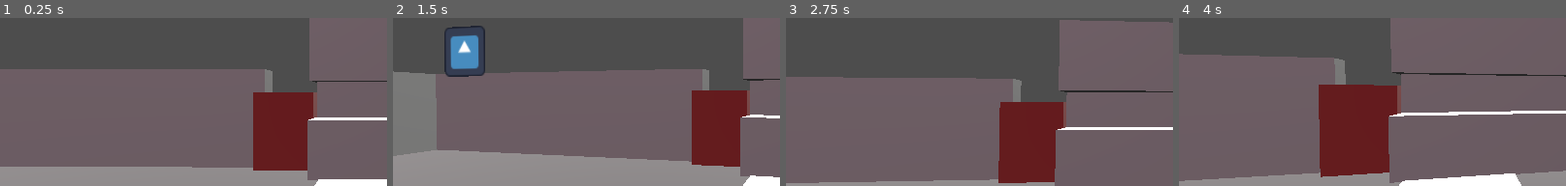
Above: before the commit, frames 1-4 (left to right).
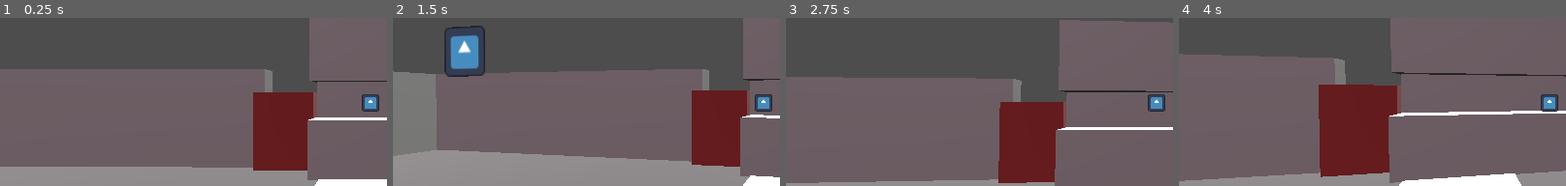
Above: after the commit, the same moments.

Repository: rat-balls/alzheimer-game
Game: Godot game, scene res://Scenes/sc_game.tscn
Same seed, same stepped clock (60 frames per second), same inputs: the game is played once before the commit and once after it. The engine's default icon, where the game draws it, is replaced by a stand-in: a white triangle on a blue panel in a dark square.
Inputs (mouse positions are % of the whole screen's width and height, from its top left):
- Up to frame 1 (0.25 s): no input
- Up to frame 2 (1.5 s): tap Enter at 0.5 s; move the mouse to (55, 35) at 0.52 s; tap A (A) at 0.6 s; tap D (D) at 0.8, 1.35 s; tap Space at 1.25 s; move the mouse to (45, 36) at 1.27 s
- Up to frame 3 (2.75 s): tap S (S) at 1.55, 2.1 s; tap Enter at 2 s; move the mouse to (52, 33) at 2.02 s; tap W (W) at 2.3 s
- Up to frame 4 (4 s): tap Space at 2.75 s; move the mouse to (49, 38) at 2.77 s; tap W (W) at 2.85 s; click (49, 38) at 3.05 s; tap Enter at 3.5 s; move the mouse to (57, 37) at 3.52 s; press the mouse at (57, 37) at 3.53 s; right-click (57, 37) at 3.8 s
The pictures show only the part of the screen within x 2-52%, y 11-61%; the shares and areas given below are measured in that part.

The runs differ from the first frame. In frame 1, 0.5% of the frame differs, in the area x 93-98%, y 45-56%; in frame 2, 0.5%; in frame 3, 0.5%; in frame 4, 0.5%.

Commit message:
Added prefabs and rectile part 1

Diff:
--- /dev/null
+++ b/Scenes/Prefabs/player.tscn
@@ -0,0 +1,31 @@
+[gd_scene format=3 uid="uid://bfaou6tdfmf3d"]
+
+[ext_resource type="Script" uid="uid://dekj0xntg4pbx" path="res://Scripts/Player/player_movement.gd" id="1_pv3ct"]
+[ext_resource type="PackedScene" uid="uid://dmhgiml00bguu" path="res://Scenes/Prefabs/player_camera.tscn" id="2_pv3ct"]
+
+[sub_resource type="CapsuleShape3D" id="CapsuleShape3D_63f0y"]
+radius = 0.001
+height = 3.0
+
+[sub_resource type="CapsuleMesh" id="CapsuleMesh_63f0y"]
+radius = 0.25
+height = 3.0
+
+[sub_resource type="BoxMesh" id="BoxMesh_f7424"]
+
+[node name="Player" type="CharacterBody3D" unique_id=812184645 groups=["Player"]]
+script = ExtResource("1_pv3ct")
+
+[node name="PlayerColl" type="CollisionShape3D" parent="." unique_id=1342834600]
+shape = SubResource("CapsuleShape3D_63f0y")
+
+[node name="PlayerBodMesh" type="MeshInstance3D" parent="." unique_id=1166725560]
+mesh = SubResource("CapsuleMesh_63f0y")
+
+[node name="PlayerHeadMesh" type="MeshInstance3D" parent="." unique_id=2115032129]
+transform = Transform3D(1, 0, 0, 0, 1, 0, 0, 0, 1, 0, 1.524355, 0)
+visible = false
+mesh = SubResource("BoxMesh_f7424")
+
+[node name="PlayerCamera" parent="." unique_id=537137786 instance=ExtResource("2_pv3ct")]
+transform = Transform3D(-1, 0, -1.509958e-07, 0, 1, 0, 1.509958e-07, 0, -1, 0, 2.032617, 0)
--- /dev/null
+++ b/Scenes/Prefabs/player_camera.tscn
@@ -0,0 +1,9 @@
+[gd_scene format=3 uid="uid://dmhgiml00bguu"]
+
+[ext_resource type="Script" uid="uid://b41nd265m0muj" path="res://Scripts/Player/player_camera.gd" id="1_d00q6"]
+
+[node name="PlayerCamera" type="Camera3D" unique_id=537137786]
+transform = Transform3D(-1, 0, -8.742278e-08, 0, 1, 0, 8.742278e-08, 0, -1, 0, 0, 0)
+script = ExtResource("1_d00q6")
+
+[node name="RayCast3D" type="RayCast3D" parent="." unique_id=1783065532]
--- a/Scenes/sc_game.tscn
+++ b/Scenes/sc_game.tscn
@@ -1,18 +1,8 @@
 [gd_scene format=3 uid="uid://bxu1lgm37v1d4"]
 
 [ext_resource type="Texture2D" uid="uid://dtoqgovwuhw2m" path="res://icon.svg" id="1_8v6fc"]
-[ext_resource type="Script" uid="uid://dekj0xntg4pbx" path="res://Scripts/Player/player_movement.gd" id="1_g0qe1"]
-[ext_resource type="Script" uid="uid://b41nd265m0muj" path="res://Scripts/Player/player_camera.gd" id="2_gd5k8"]
-
-[sub_resource type="CapsuleShape3D" id="CapsuleShape3D_63f0y"]
-radius = 0.001
-height = 3.0
-
-[sub_resource type="CapsuleMesh" id="CapsuleMesh_63f0y"]
-radius = 0.25
-height = 3.0
-
-[sub_resource type="BoxMesh" id="BoxMesh_f7424"]
+[ext_resource type="PackedScene" uid="uid://bfaou6tdfmf3d" path="res://Scenes/Prefabs/player.tscn" id="1_g0qe1"]
+[ext_resource type="Script" uid="uid://dxbpv7qmp6gwn" path="res://Scripts/Player/reticle_handler.gd" id="3_gd5k8"]
 
 [sub_resource type="BoxMesh" id="BoxMesh_8v6fc"]
 size = Vector3(4.5, 1, 25)
@@ -97,26 +87,8 @@
 
 [node name="sc_game" type="Node3D" unique_id=562576744]
 
-[node name="Player" type="CharacterBody3D" parent="." unique_id=1095456922]
+[node name="Player" parent="." unique_id=812184645 instance=ExtResource("1_g0qe1")]
 transform = Transform3D(1, 0, 0, 0, 1, 0, 0, 0, 1, 0, 1.4673828, 0)
-script = ExtResource("1_g0qe1")
-
-[node name="PlayerColl" type="CollisionShape3D" parent="Player" unique_id=1295771917]
-shape = SubResource("CapsuleShape3D_63f0y")
-
-[node name="PlayerBodMesh" type="MeshInstance3D" parent="Player" unique_id=1123899107]
-mesh = SubResource("CapsuleMesh_63f0y")
-
-[node name="PlayerHeadMesh" type="MeshInstance3D" parent="Player" unique_id=260926151]
-transform = Transform3D(1, 0, 0, 0, 1, 0, 0, 0, 1, 0, 1.524355, 0)
-visible = false
-mesh = SubResource("BoxMesh_f7424")
-
-[node name="PlayerCamera" type="Camera3D" parent="Player" unique_id=2040984382]
-transform = Transform3D(-1, 0, -8.742278e-08, 0, 1, 0, 8.742278e-08, 0, -1, 0, 2.032617, 0)
-script = ExtResource("2_gd5k8")
-
-[node name="RayCast3D" type="RayCast3D" parent="Player/PlayerCamera" unique_id=672265477]
 
 [node name="Layout" type="Node3D" parent="." unique_id=225930178]
 
@@ -286,27 +258,29 @@
 transform = Transform3D(1, 0, 0, 0, 1, 0, 0, 0, 1, 22.701792, -0.55, -30.315907)
 mesh = SubResource("BoxMesh_axrh5")
 
-[node name="KITCHEN" type="Sprite3D" parent="." unique_id=313416291]
+[node name="Labels" type="Node3D" parent="." unique_id=894076747]
+
+[node name="KITCHEN" type="Sprite3D" parent="Labels" unique_id=313416291]
 transform = Transform3D(1, 0, 0, 0, 1, 0, 0, 0, 1, -11.154273, 4.7010174, 5.202568)
 texture = ExtResource("1_8v6fc")
 
-[node name="BEDROOM" type="Sprite3D" parent="." unique_id=1650352637]
+[node name="BEDROOM" type="Sprite3D" parent="Labels" unique_id=1650352637]
 transform = Transform3D(1, 0, 0, 0, 1, 0, 0, 0, 1, 20.693558, 4.7010193, -13.218662)
 texture = ExtResource("1_8v6fc")
 
-[node name="LIVINGROOM" type="Sprite3D" parent="." unique_id=1891973670]
+[node name="LIVINGROOM" type="Sprite3D" parent="Labels" unique_id=1891973670]
 transform = Transform3D(1, 0, 0, 0, 1, 0, 0, 0, 1, -16.561012, 4.7010193, -13.476298)
 texture = ExtResource("1_8v6fc")
 
-[node name="ENTRANCE" type="Sprite3D" parent="." unique_id=2138444644]
+[node name="ENTRANCE" type="Sprite3D" parent="Labels" unique_id=2138444644]
 transform = Transform3D(1, 0, 0, 0, 1, 0, 0, 0, 1, 8.277216, 4.7010193, 5.859563)
 texture = ExtResource("1_8v6fc")
 
-[node name="LAUNDRYROOM" type="Sprite3D" parent="." unique_id=238648565]
+[node name="LAUNDRYROOM" type="Sprite3D" parent="Labels" unique_id=238648565]
 transform = Transform3D(1, 0, 0, 0, 1, 0, 0, 0, 1, 25.783388, 4.7010193, 7.992843)
 texture = ExtResource("1_8v6fc")
 
-[node name="BATHROOM" type="Sprite3D" parent="." unique_id=1710722453]
+[node name="BATHROOM" type="Sprite3D" parent="Labels" unique_id=1710722453]
 transform = Transform3D(1, 0, 0, 0, 1, 0, 0, 0, 1, 24.01108, 4.7010193, -32.725742)
 texture = ExtResource("1_8v6fc")
 
@@ -325,11 +299,37 @@
 light_energy = 0.846
 light_indirect_energy = 3.218
 
-[node name="RigidBody3D" type="RigidBody3D" parent="." unique_id=1926856492 groups=["interactable"]]
+[node name="Cube" type="RigidBody3D" parent="." unique_id=1926856492 groups=["interactable"]]
 transform = Transform3D(1, 0, 0, 0, 1, 0, 0, 0, 1, 0, 1.1733419, 1.9465607)
 
-[node name="CollisionShape3D" type="CollisionShape3D" parent="RigidBody3D" unique_id=2044832357]
+[node name="CollisionShape3D" type="CollisionShape3D" parent="Cube" unique_id=2044832357]
 shape = SubResource("BoxShape3D_gd5k8")
 
-[node name="MeshInstance3D" type="MeshInstance3D" parent="RigidBody3D" unique_id=1115518746]
+[node name="MeshInstance3D" type="MeshInstance3D" parent="Cube" unique_id=1115518746]
 mesh = SubResource("BoxMesh_rwo3f")
+
+[node name="UserInterface" type="Control" parent="." unique_id=250221643]
+layout_mode = 3
+anchors_preset = 15
+anchor_right = 1.0
+anchor_bottom = 1.0
+grow_horizontal = 2
+grow_vertical = 2
+
+[node name="Reticle" type="TextureRect" parent="UserInterface" unique_id=130276597]
+layout_mode = 1
+anchors_preset = 8
+anchor_left = 0.5
+anchor_top = 0.5
+anchor_right = 0.5
+anchor_bottom = 0.5
+offset_left = -64.0
+offset_top = -64.0
+offset_right = 64.0
+offset_bottom = 64.0
+grow_horizontal = 2
+grow_vertical = 2
+scale = Vector2(0.2, 0.2)
+pivot_offset = Vector2(65, 70)
+texture = ExtResource("1_8v6fc")
+script = ExtResource("3_gd5k8")
--- a/Scripts/Player/player_camera.gd
+++ b/Scripts/Player/player_camera.gd
@@ -10,61 +10,61 @@
 var held_object: RigidBody3D = null
 
 func _ready() -> void:
-    Input.mouse_mode = Input.MOUSE_MODE_CAPTURED
-    player = get_parent()
+	Input.mouse_mode = Input.MOUSE_MODE_CAPTURED
+	player = get_parent()
 
 func _input(event: InputEvent) -> void:
-    if event.is_action_pressed("ESC"):
-        if(Input.mouse_mode == Input.MOUSE_MODE_CAPTURED):
-            Input.mouse_mode = Input.MOUSE_MODE_VISIBLE
-        else:
-            Input.mouse_mode = Input.MOUSE_MODE_CAPTURED
-    #Prevent camera from rotating in menu
-    if event is InputEventMouseMotion and Input.mouse_mode == Input.MOUSE_MODE_CAPTURED:
-        rotation.x -= event.relative.y * SENSITIVITY
-        #Prevent camera from rotating verticaly
-        rotation.x = clamp(rotation.x, deg_to_rad(-80), deg_to_rad(80))
-        player.rotation.y -= event.relative.x * SENSITIVITY
-    if event.is_action_pressed("interact"):
-        if held_object:
-            drop_object()
-        else:
-            try_grab_object()
-    if event.is_action_pressed("throw") and held_object:
-        throw_object()
+	if event.is_action_pressed("ESC"):
+		if(Input.mouse_mode == Input.MOUSE_MODE_CAPTURED):
+			Input.mouse_mode = Input.MOUSE_MODE_VISIBLE
+		else:
+			Input.mouse_mode = Input.MOUSE_MODE_CAPTURED
+	#Prevent camera from rotating in menu
+	if event is InputEventMouseMotion and Input.mouse_mode == Input.MOUSE_MODE_CAPTURED:
+		rotation.x -= event.relative.y * SENSITIVITY
+		#Prevent camera from rotating verticaly
+		rotation.x = clamp(rotation.x, deg_to_rad(-80), deg_to_rad(80))
+		player.rotation.y -= event.relative.x * SENSITIVITY
+	if event.is_action_pressed("interact"):
+		if held_object:
+			drop_object()
+		else:
+			try_grab_object()
+	if event.is_action_pressed("throw") and held_object:
+		throw_object()
 
 func throw_object() -> void:
-    var obj = held_object
-    drop_object()
-    obj.apply_central_impulse(-global_transform.basis.z * THROW_FORCE)
+	var obj = held_object
+	drop_object()
+	obj.apply_central_impulse(-global_transform.basis.z * THROW_FORCE)
 
 func drop_object() -> void:
-    held_object.gravity_scale = 1.0
-    held_object.angular_damp = 0.0
-    held_object.linear_damp = 0.0
-    held_object = null
+	held_object.gravity_scale = 1.0
+	held_object.angular_damp = 0.0
+	held_object.linear_damp = 0.0
+	held_object = null
 
 func try_grab_object() -> void:
-    var space_state = get_world_3d().direct_space_state
-    var from = global_position
-    var to = global_position + -global_transform.basis.z * INTERACT_DISTANCE
-    var query = PhysicsRayQueryParameters3D.create(from, to)
-    var result = space_state.intersect_ray(query)
-    if result.is_empty():
-        return
-    var obj = result["collider"]
-    print("name:", obj.name, "type:",obj.get_class())
-    if obj is RigidBody3D and obj.is_in_group("interactable"):
-        held_object = obj
-        held_object.gravity_scale = 0.0
-        held_object.linear_damp = 6.0
-        held_object.angular_damp = 6.0
+	var space_state = get_world_3d().direct_space_state
+	var from = global_position
+	var to = global_position + -global_transform.basis.z * INTERACT_DISTANCE
+	var query = PhysicsRayQueryParameters3D.create(from, to)
+	var result = space_state.intersect_ray(query)
+	if result.is_empty():
+		return
+	var obj = result["collider"]
+	print("name:", obj.name, "type:",obj.get_class())
+	if obj is RigidBody3D and obj.is_in_group("interactable"):
+		held_object = obj
+		held_object.gravity_scale = 0.0
+		held_object.linear_damp = 6.0
+		held_object.angular_damp = 6.0
 
 # Called every frame. 'delta' is the elapsed time since the previous frame.
 func _process(delta: float) -> void:
-    pass
+	pass
 func _physics_process(delta: float) -> void:
-    if held_object:
-        var taget_position = global_position + -global_transform.basis.z * HOLD_DISTANCE
-        var direction = taget_position - held_object.global_position
-        held_object.linear_velocity = direction * HOLD_FORCE
+	if held_object:
+		var taget_position = global_position + -global_transform.basis.z * HOLD_DISTANCE
+		var direction = taget_position - held_object.global_position
+		held_object.linear_velocity = direction * HOLD_FORCE
--- /dev/null
+++ b/Scripts/Player/reticle_handler.gd
@@ -0,0 +1,13 @@
+extends TextureRect
+
+var interact_handler: Node
+
+func _ready() -> void:
+	interact_handler = get_tree().get_first_node_in_group("InteractHandler")
+
+func _process(delta: float) -> void:
+	if(interact_handler):
+		if(interact_handler.held_object != null):
+			visible = true
+		else:
+			visible = false
Not shown, added: Scripts/Player/reticle_handler.gd.uid
